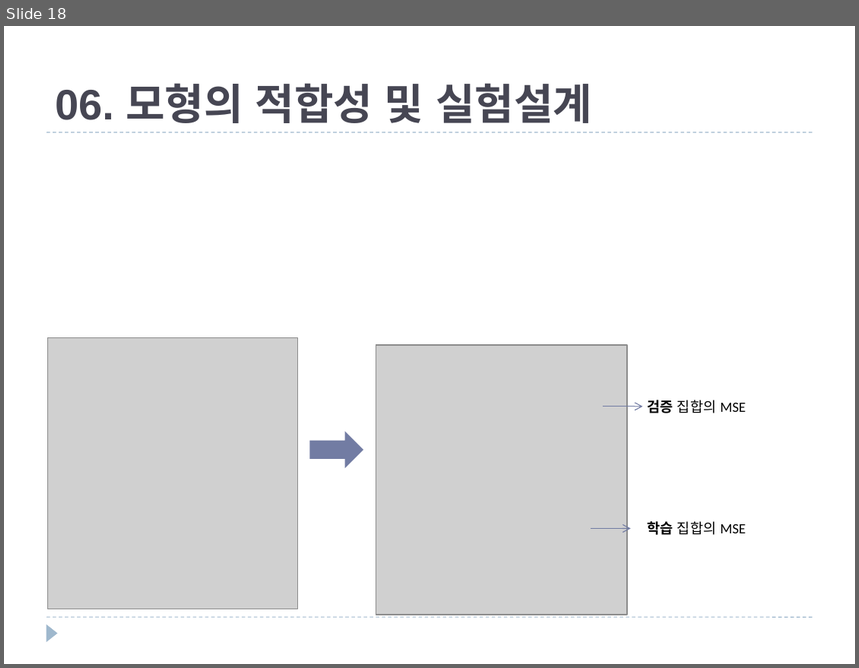
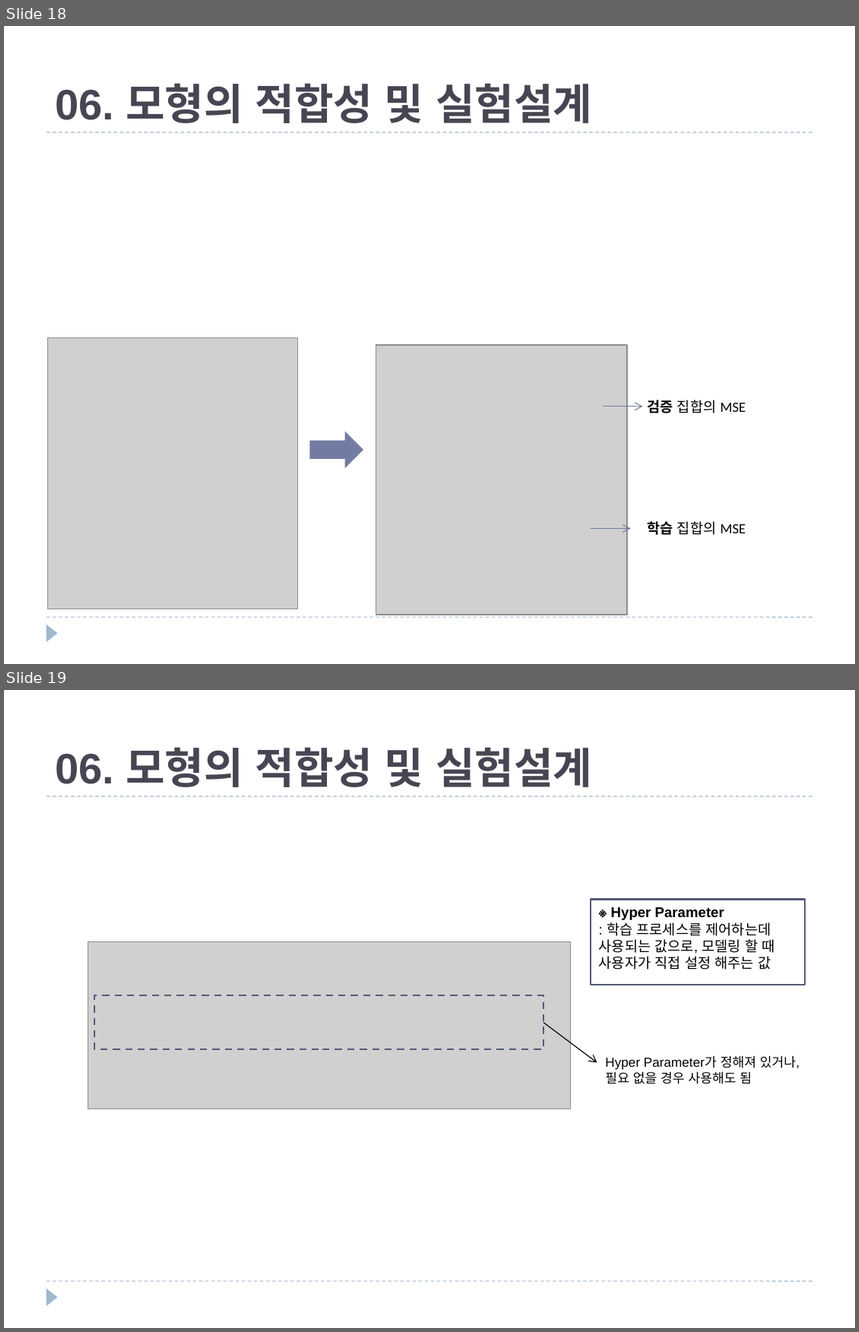
Before and after one commit to JXXA/JXXAGit, a slide deck: Machine Learning 개념과 종류.pptx. Shown one above the other, each under a label of ours: slide 18 before the commit, slides 18 and 19 after it. The pictures are 859x668 and 859x1332 pixels, drawn with LibreOffice and Linux fonts; fonts in the diff are those of the drawing; grey boxes stand for pictures. Boxes give left, top, right and bottom in pixels: in the first picture for what was removed or moved away, otherwise in the second. Text is boxed around its words. In the diff, an @@ line names an element or a change of style, - is before the commit and + after.

```diff
--- a/Machine Learning 개념과 종류.pptx
+++ b/Machine Learning 개념과 종류.pptx
@@ slide 19 added at (4, 690, 855, 1328), background #FFFFFF; not listed: 3 template elements that a slide beside it also shows @@
@@ title added at (55, 747, 592, 787), 36 pt, text #464653, bold @@
+06. 모형의 적합성 및 실험설계
@@ rectangle added at (591, 900, 805, 986), outline #545C79 1.5 pt, 12 pt, text #000000 @@
+※ Hyper Parameter
+: 학습 프로세스를 제어하는데 사용되는 값으로, 모델링 할 때 사용자가 직접 설정 해주는 값
@@ picture added at (88, 942, 570, 1109) @@
@@ rectangle added at (94, 996, 544, 1049), outline #545C79 1.5 pt dashed @@
@@ arrow added from (544, 1023) to (598, 1063), #000000 0.75 pt @@
@@ text added at (605, 1056, 800, 1084), 11 pt, text #000000 @@
+Hyper Parameter가 정해져 있거나,
+필요 없을 경우 사용해도 됨
```
Also in this commit, not shown: 1 slide changed, 5 other slides added.
